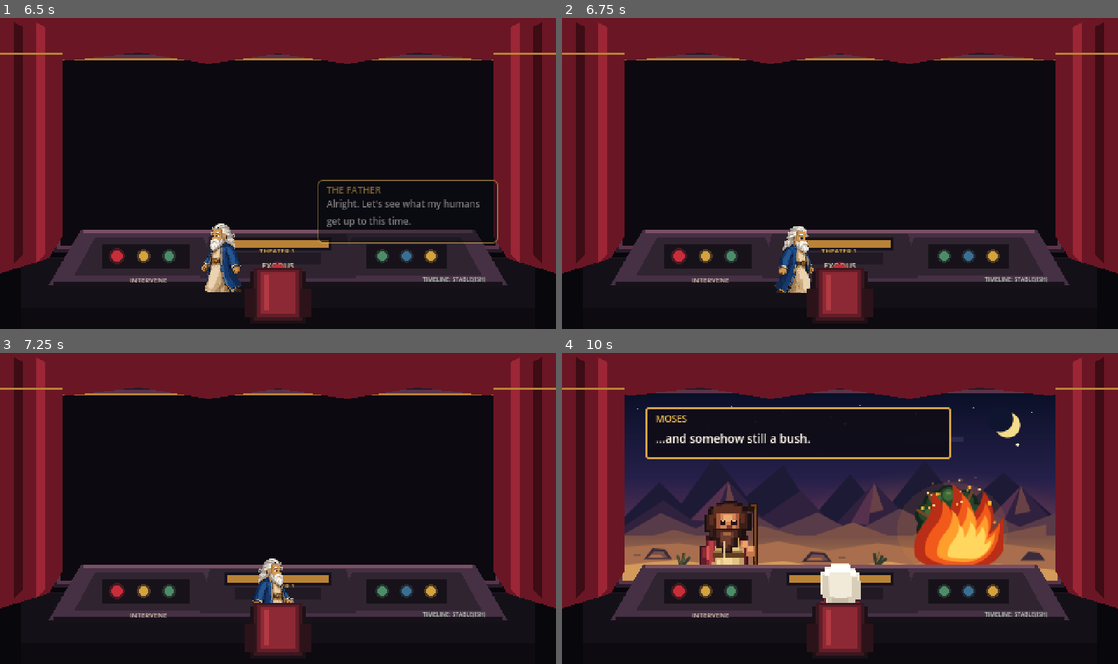
Above: before the commit, frames 1-4 (two rows, left to right).
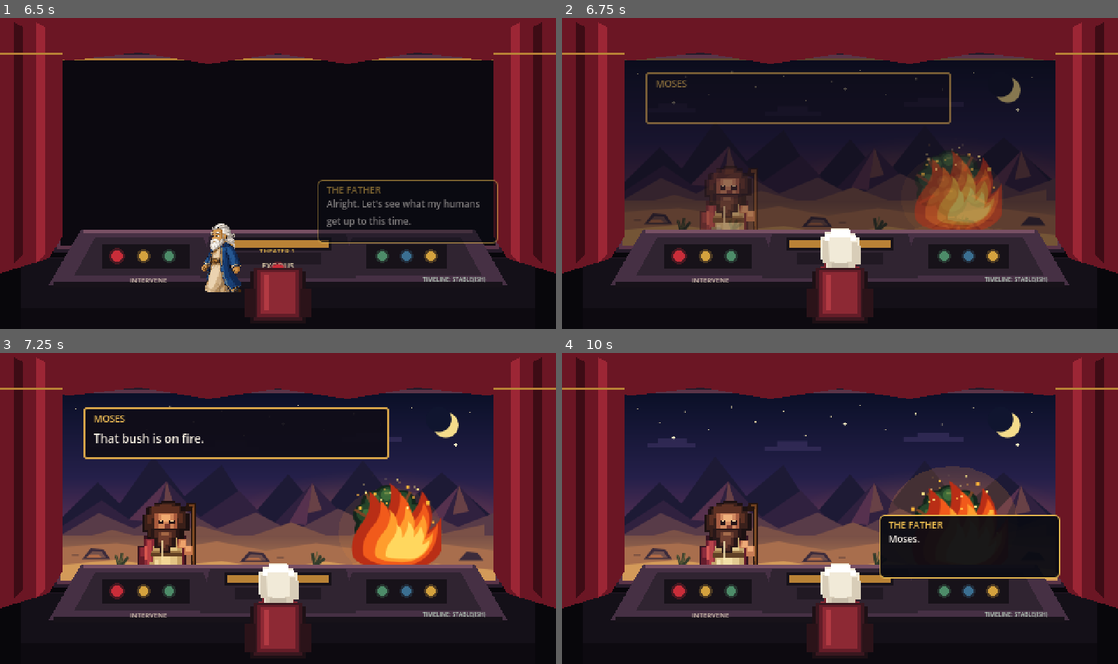
Above: after the commit, the same moments.

Repository: badmrfrosty313/the-bible-sort-of
Game: Godot game, scene res://scenes/theater/theater.tscn
Two runs of this game, one before a commit and one after it. Both use one fixed random seed, a clock stepped at 60 frames per second and the inputs below.
Inputs:
- Up to frame 1 (6.5 s): tap Enter at 0.5 s; tap Space at 5.75 s
- Up to frame 2 (6.75 s): no input
- Up to frame 3 (7.25 s): no input
- Up to frame 4 (10 s): no input

Frame 1 is identical in both runs. In frame 2, 26% of the frame differs, in the area x 10-90%, y 12-89%; in frame 3, 35%, in the area x 10-90%, y 12-81%; in frame 4, 16%.

Commit message:
Make Father sit directly from chair approach

Diff:
--- a/scenes/theater/theater.gd
+++ b/scenes/theater/theater.gd
@@ -292,7 +292,8 @@
 
 func _run_intro() -> void:
 	father_location = FatherLocation.TRANSITION
-	# Enter along the open aisle in front of the console, not through the console.
+	# Enter along the open aisle in front of the console, then stop beside the chair.
+	# Switching to the seated pose moves him into the chair without visibly walking across the console.
 	father.global_position = left_entrance.global_position
 	father.visible = true
 	await father.move_to(left_aisle_anchor.global_position)
@@ -300,7 +301,7 @@
 	await father.move_to(father_anchor.global_position)
 	father.stand()
 	await father_speak("Alright. Let's see what my humans get up to this time.",1.55)
-	await father.move_to(seat_anchor.global_position)
+	father.global_position = seat_anchor.global_position
 	father.sit()
 	father_location = FatherLocation.THEATER
 
@@ -372,10 +373,11 @@
 	father.z_index = 0
 	father.visible = true
 	father.stand()
-	# Reverse the same physical route: portal -> right aisle -> center aisle -> chair.
+	# Reverse the same route, then snap into the seated pose instead of walking through the console.
 	await father.move_to(right_aisle_anchor.global_position)
 	await father.move_to(center_aisle_anchor.global_position)
-	await father.move_to(seat_anchor.global_position)
+	await father.move_to(father_anchor.global_position)
+	father.global_position = seat_anchor.global_position
 	father.sit()
 	father_location = FatherLocation.THEATER
 
